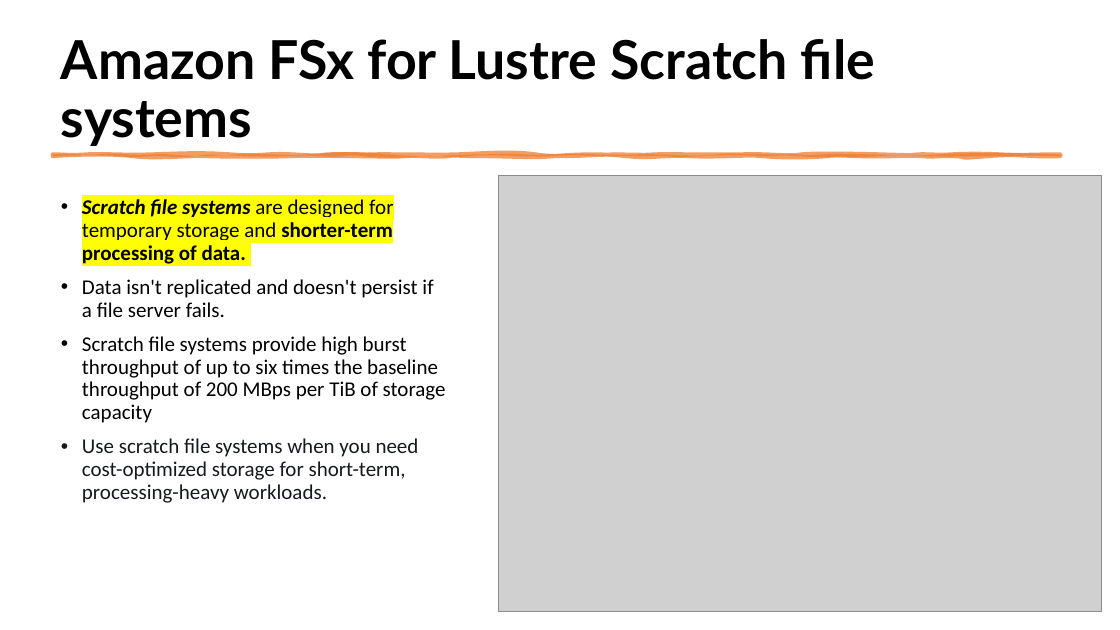
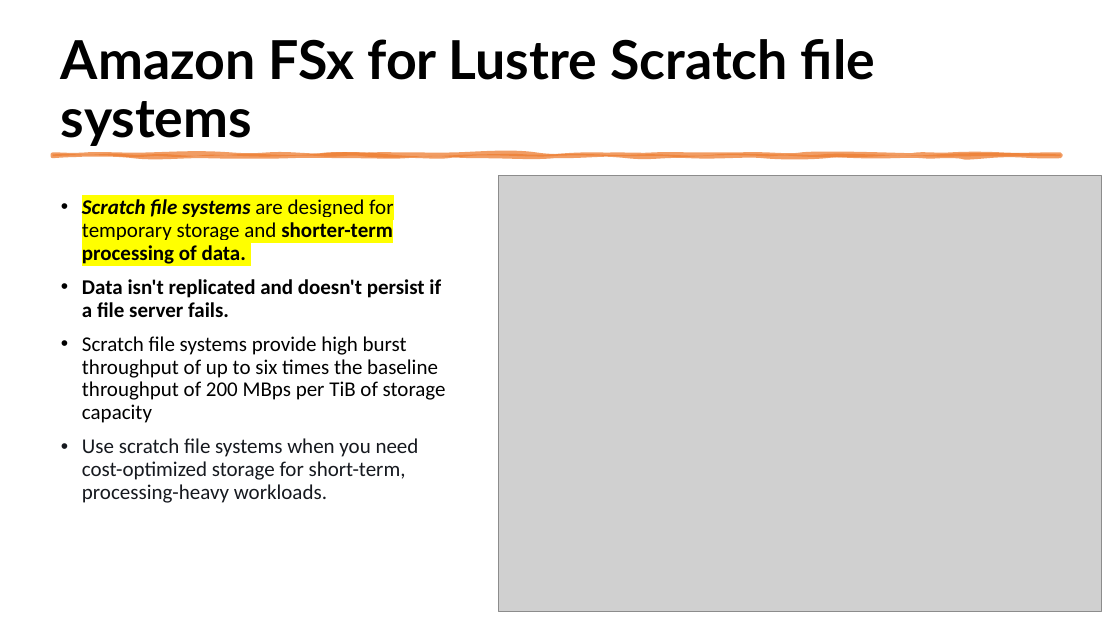
Before and after one commit to IlyaChakun/aws-iba-courses, a slide deck: slide 15 of lecture-materials/Storage/FSx/fsx.pptx. Drawn at 1120x630 pixels with LibreOffice and Linux fonts; fonts in the diff are those of the drawing; grey boxes stand for pictures. Boxes give left, top, right and bottom in pixels: in the first picture for what was removed or moved away, otherwise in the second. Text is boxed around its words. In the diff, an @@ line names an element or a change of style, - is before the commit and + after.

```diff
--- a/lecture-materials/Storage/FSx/fsx.pptx
+++ b/lecture-materials/Storage/FSx/fsx.pptx
@@ text at box(82, 279, 441, 317): bold on in "Data isn't replicated and doesn't persist if ..." @@
```
Also in this commit, not shown: 4 other slides changed, 3 slides added, 4 other files.
